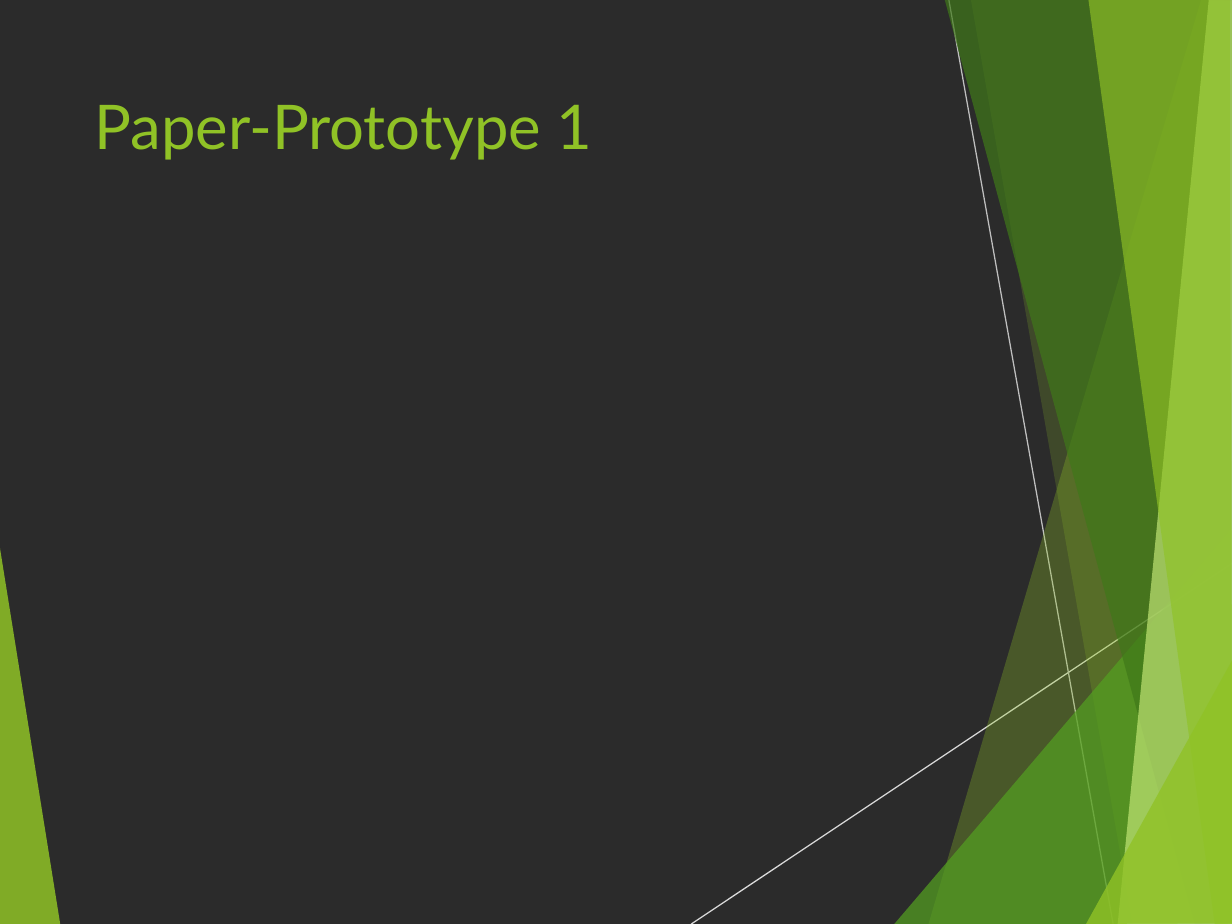
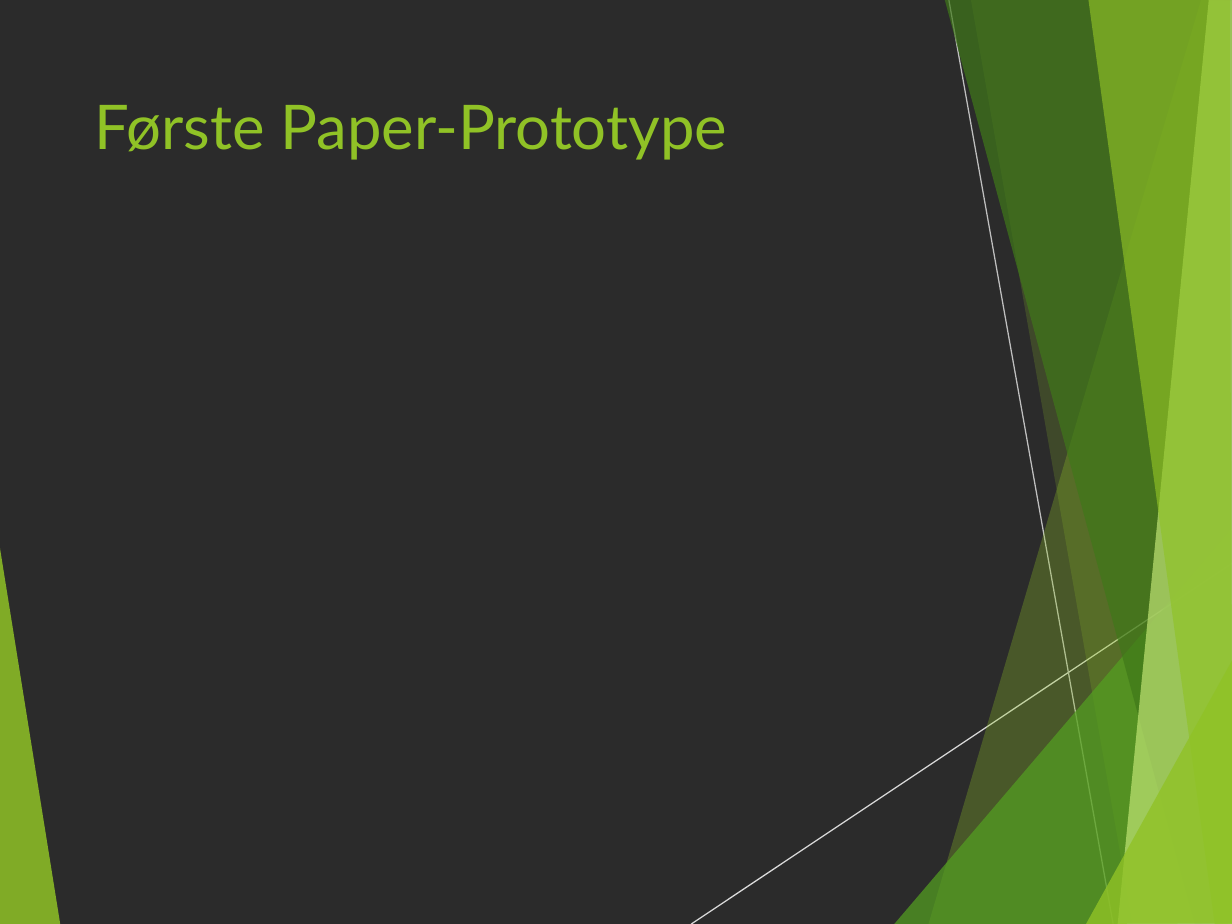
Before and after one commit to anderslatif/RoskildeFrieBornehave, a slide deck: slide 3 of Dias.pptx. Drawn at 1232x924 pixels with LibreOffice and Linux fonts; fonts in the diff are those of the drawing; background and template pictures are left out; a plain dark background stands for a picture behind light text. Boxes give left, top, right and bottom in pixels: in the first picture for what was removed or moved away, otherwise in the second. Text is boxed around its words. In the diff, an @@ line names an element or a change of style, - is before the commit and + after.

```diff
--- a/Dias.pptx
+++ b/Dias.pptx
@@ title at box(94, 105, 728, 160): text changed @@
-Paper-Prototype 1
+Første Paper-Prototype
```
Also in this commit, not shown: 4 other slides changed, 7 slides added, 6 slides removed.
